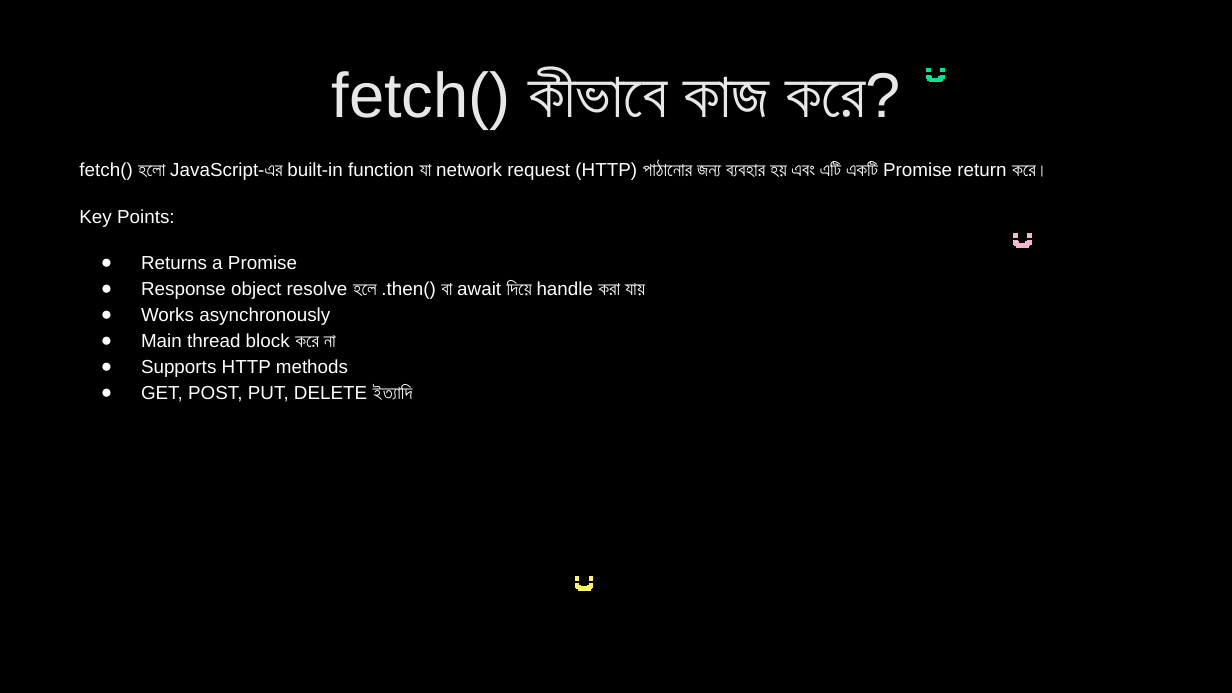
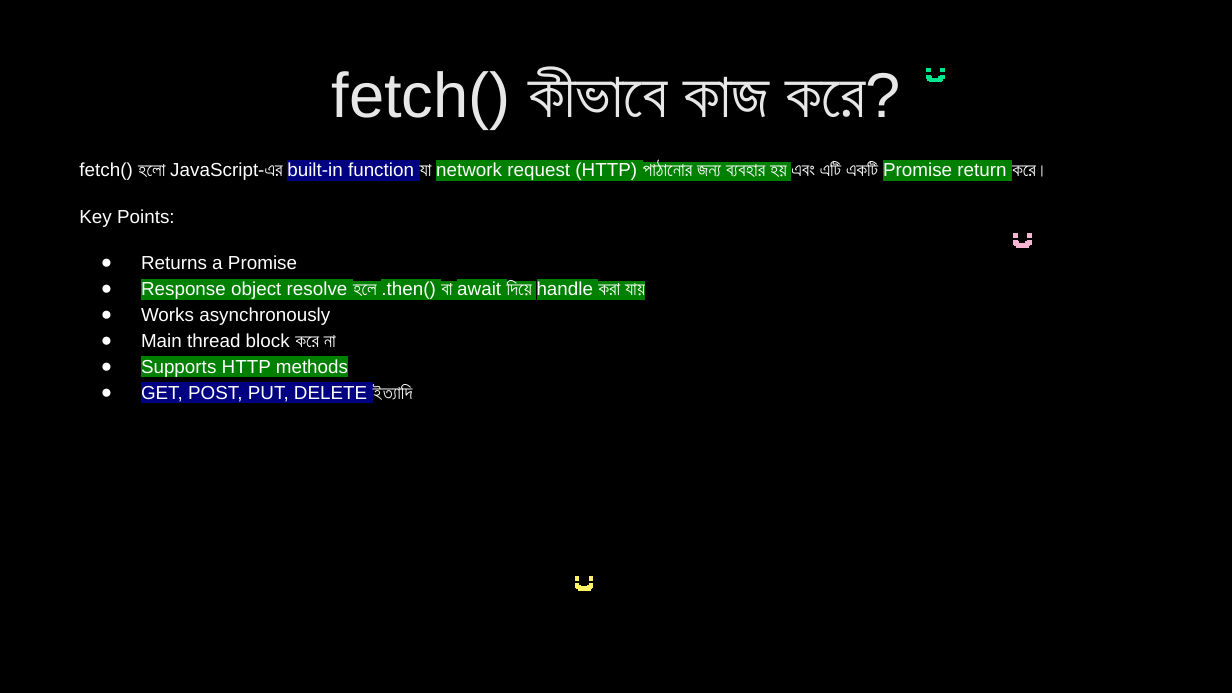
Before and after one commit to nabila-nuzhat/class-js, a slide deck: slide 38 of Interview Question JavaScript_HIGHLIGHTED.pptx. Drawn at 1232x693 pixels with LibreOffice and Linux fonts; fonts in the diff are those of the drawing. Boxes give left, top, right and bottom in pixels: in the first picture for what was removed or moved away, otherwise in the second. Text is boxed around its words. In the diff, an @@ line names an element or a change of style, - is before the commit and + after.

```diff
--- a/Interview Question JavaScript_HIGHLIGHTED.pptx
+++ b/Interview Question JavaScript_HIGHLIGHTED.pptx
@@ text at <box>79,162,1048,402</box>: highlight none to #000080 in "built-in function", "GET, POST, PUT, DELETE"; highlight none to #008000 in "network request (HTTP) পাঠানোর জন্য ব্যবহার হয় ...", "Response object resolve হলে .then() বা await ...", "Supports HTTP methods" @@
```
Also in this commit, not shown: 2 other slides changed.
